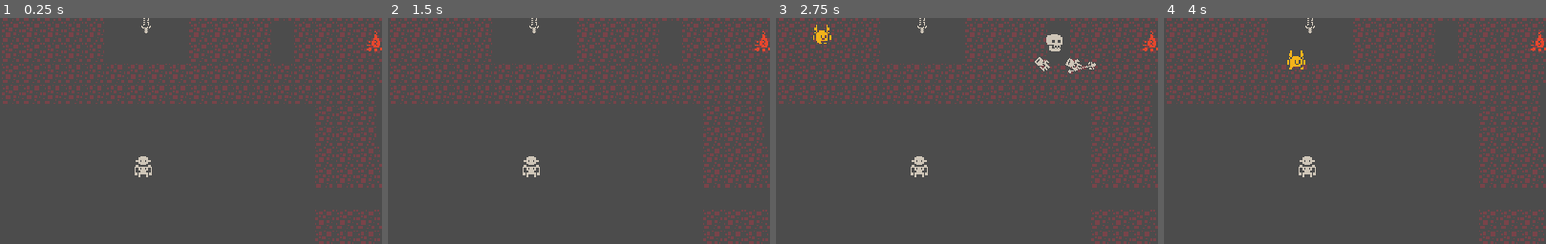
Above: before the commit, frames 1-4 (left to right).
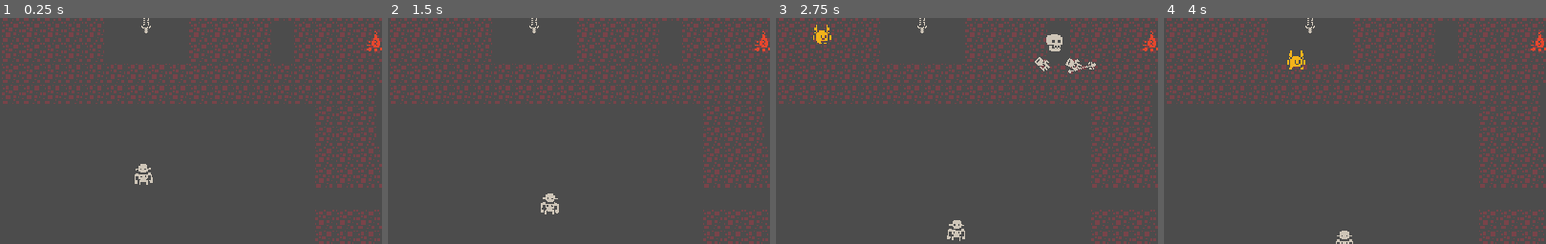
Above: after the commit, the same moments.

Repository: dw3nt/mizjam1
Game: Godot game, scene res://Playground.tscn
Same seed, same stepped clock (60 frames per second), same inputs: the game is played once before the commit and once after it.
Inputs (mouse positions are % of the whole screen's width and height, from its top left):
- Up to frame 1 (0.25 s): no input
- Up to frame 2 (1.5 s): move the mouse to (72, 45) at 0.52 s; hold D (move_right) 0.53-1.28 s; tap Q (pick_up_left) at 0.6 s; click (72, 45) at 0.67 s; move the mouse to (30, 55) at 1.27 s; hold S (move_down) from 1.28 s (still down); tap E (pick_up_right) at 1.35 s
- Up to frame 3 (2.75 s): move the mouse to (60, 28) at 2.02 s; release S (move_down) at 2.03 s; press the mouse at (60, 28) at 2.03 s; hold D (move_right) from 2.03 s (still down)
- Up to frame 4 (4 s): move the mouse to (45, 70) at 2.77 s; release D (move_right) at 2.78 s; release the mouse at (45, 70) at 2.78 s; hold W (move_up) 2.78-3.53 s; right-click (45, 70) at 2.85 s; click (45, 70) at 2.92 s; move the mouse to (80, 65) at 3.52 s; hold A (move_left) from 3.53 s (still down); tap Q (pick_up_left) at 3.6 s
The pictures show only the part of the screen within x 0-50%, y 50-100%; the shares and areas given below are measured in that part.

The runs differ from the first frame. In frame 1, 0.3% of the frame differs, in the area x 35-40%, y 61-74%; in frame 2, 0.5%, in the area x 35-45%, y 61-87%; in frame 3, 0.4%; in frame 4, 0.4%.

Commit message:
wander state for minions

Diff:
--- a/people/Minion.gd
+++ b/people/Minion.gd
@@ -5,3 +5,8 @@
 
 func _ready():
 	minionStates.ready()
+
+
+func _physics_process(delta):
+	minionStates.state.physics_process(delta)
+	move_and_slide(minionStates.velocity)
--- a/people/Minion.tscn
+++ b/people/Minion.tscn
@@ -89,3 +89,7 @@
 
 [node name="Wander" type="Node2D" parent="MinionStateMachine"]
 script = ExtResource( 4 )
+
+[node name="ChooseDirectionTimer" type="Timer" parent="MinionStateMachine/Wander"]
+autostart = true
+[connection signal="timeout" from="MinionStateMachine/Wander/ChooseDirectionTimer" to="MinionStateMachine/Wander" method="_on_ChooseDirectionTimer_timeout"]
--- a/people/MinionStateMachine.gd
+++ b/people/MinionStateMachine.gd
@@ -5,6 +5,7 @@
 export(NodePath) var animationPath
 
 var state
+var velocity = Vector2.ZERO
 
 onready var animation = get_node(animationPath)
 
--- a/people/Wander.gd
+++ b/people/Wander.gd
@@ -1,11 +1,41 @@
 extends MinionStateMachine
 
+const MOVE_SPEED = 25
+const MOVE_DIRS = [
+	Vector2.UP,
+	Vector2.DOWN,
+	Vector2.LEFT,
+	Vector2.RIGHT,
+]
+
 var fsm
+var moveDir = Vector2.ZERO
+
+onready var chooseDirectionTimer = $ChooseDirectionTimer
 
 
 func _ready():
-	pass
+	chooseDirection()
+
+
+func physics_process(delta):
+	fsm.velocity = moveDir * MOVE_SPEED
+	if fsm.velocity == Vector2.ZERO:
+		fsm.animation.play("idle")
+	else:
+		fsm.animation.play("run")
 
 
 func enter_state():
 	fsm.animation.play("idle")
+
+
+func chooseDirection():
+	if randf() < 0.65:
+		moveDir = MOVE_DIRS[randi() % MOVE_DIRS.size()]
+	else:
+		moveDir = Vector2.ZERO
+
+
+func _on_ChooseDirectionTimer_timeout():
+	chooseDirection()
